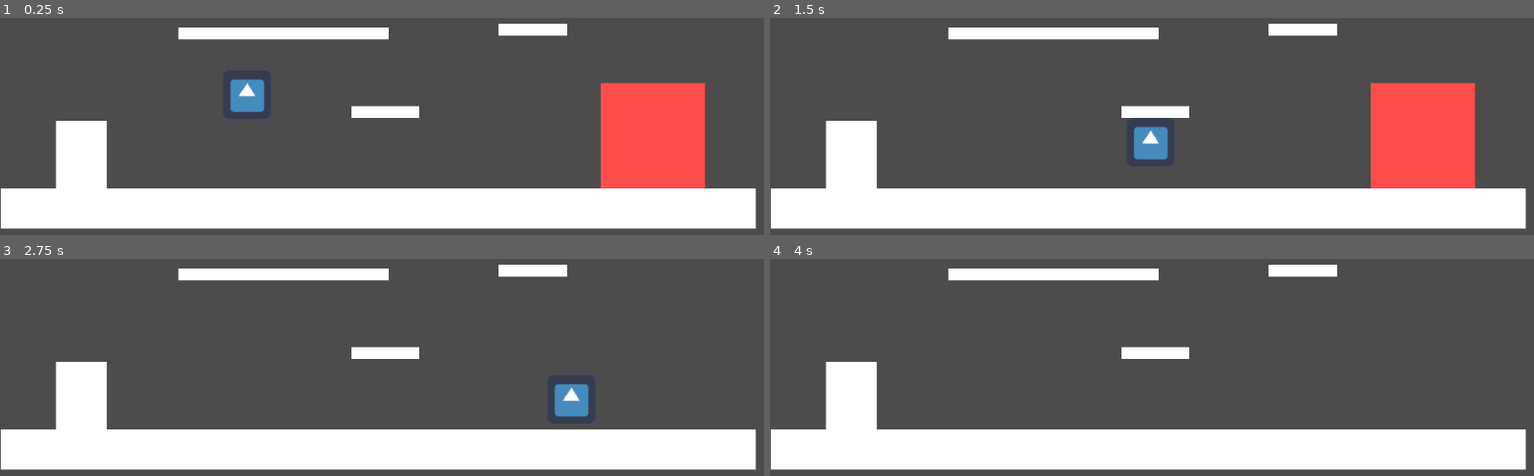
Above: before the commit, frames 1-4 (two rows, left to right).
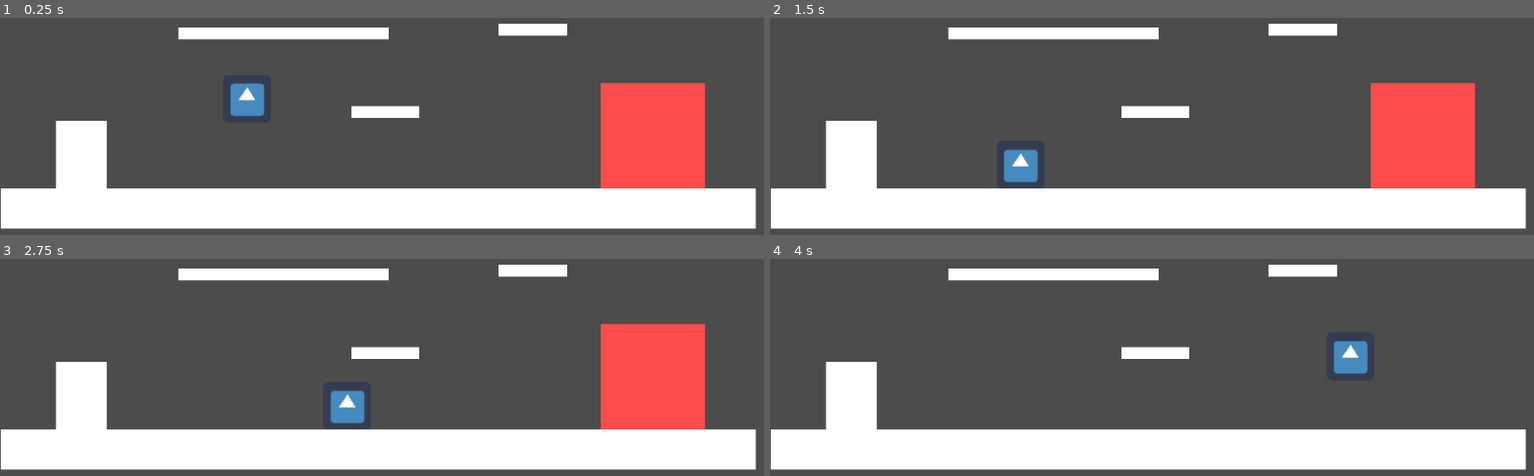
Above: after the commit, the same moments.

Repository: TapioVV/PlatformeriYkosille
Game: Godot game, scene res://Scenes/Game.tscn
Same seed, same stepped clock (60 frames per second), same inputs: the game is played once before the commit and once after it. The project has no main scene, so this scene is started directly. The engine's default icon, where the game draws it, is replaced by a stand-in: a white triangle on a blue panel in a dark square.
Inputs:
- Up to frame 1 (0.25 s): no input
- Up to frame 2 (1.5 s): hold Right (Right) from 0.53 s (still down); tap X (Attack, bound only after the commit) at 0.6 s; tap Space (Jump) at 0.77, 0.8, 1.07, 1.35 s
- Up to frame 3 (2.75 s): tap Space (Jump) at 1.52, 1.82, 2.3 s; tap X (Attack, bound only after the commit) at 1.55, 2.1 s; release Right (Right) at 2.03 s; hold Left (Left) from 2.03 s (still down)
- Up to frame 4 (4 s): release Left (Left) at 2.78 s; hold Right (Right) from 2.78 s (still down); tap X (Attack, bound only after the commit) at 2.85 s; tap Space (Jump) at 3.02, 3.32, 3.6, 3.77 s

The runs differ from the first frame. In frame 1, 0.3% of the frame differs, in the area x 30-35%, y 28-46%; in frame 2, 1.4%; in frame 3, 8.1%, in the area x 43-93%, y 29-79%; in frame 4, 0.7%.

Commit message:
Unohin mitä tein

Diff:
--- a/Scenes/Game.tscn
+++ b/Scenes/Game.tscn
@@ -75,3 +75,4 @@
 
 [node name="KinematicBody2D" parent="." instance=ExtResource( 1 )]
 position = Vector2( 331, 318.044 )
+attackTime = 0.0
--- a/Scenes/PlayerCharecter.tscn
+++ b/Scenes/PlayerCharecter.tscn
@@ -18,6 +18,7 @@
 jumpDistance = 325
 jumpBufferTime = 0.2
 smallJump = 1.5
+attackTime = 1.0
 jumpControlDeacceleration = 8
 jumpControlAcceleration = 4
 
@@ -31,6 +32,9 @@
 [node name="JumpTimer" type="Timer" parent="."]
 one_shot = true
 
+[node name="AttackTimer" type="Timer" parent="."]
+one_shot = true
+
 [node name="TongueArea" type="Area2D" parent="."]
 collision_layer = 2
 collision_mask = 2
--- a/Scripts/Player.gd
+++ b/Scripts/Player.gd
@@ -10,12 +10,14 @@
 export(int) var jumpDistance = 150
 export(float) var jumpBufferTime
 export(float) var smallJump
+export(float) var attackTime
 
 #Less is more
 export(int) var jumpControlDeacceleration
 export(int) var jumpControlAcceleration
 
-onready var timer = get_node("JumpTimer")
+onready var jumpTimer = get_node("JumpTimer")
+onready var attackTimer = get_node("AttackTimer")
 var state
 var state_machine
 var velocity = Vector2.ZERO
@@ -42,5 +44,10 @@
 	state.name = "current_state"
 	add_child(state)
 
+func attack():
+	attackTimer.start(attackTime)
+
+
 func _physics_process(_delta):
+	print(velocity.y)
 	move_and_slide(velocity, Vector2.UP)
--- a/Scripts/StateMachine.gd
+++ b/Scripts/StateMachine.gd
@@ -10,6 +10,8 @@
 		"run": RunState,
 		"jump": JumpState,
 		"fall": FallState,
+		"groundattack": GroundAttackState,
+		"airattack": AirAttackState,
 	}
 
 
--- /dev/null
+++ b/Scripts/States/AirAttackState.gd
@@ -0,0 +1,27 @@
+extends PlayerState
+
+class_name AirAttackState
+
+func _ready():
+	player.attack()
+
+
+func _physics_process(delta):
+	player.inputVector = Input.get_action_strength("Right") - Input.get_action_strength("Left")
+	if player.inputVector == 0:
+		player.velocity.x = move_toward(player.velocity.x, 0, player.DEACCELERATION*delta/player.jumpControlDeacceleration)
+	else:
+		player.velocity.x = move_toward(player.velocity.x, player.inputVector*player.maxHorizontalSpeed, player.ACCELERATION*delta/player.jumpControlAcceleration)
+
+	if player.is_on_floor():
+		player.velocity.x = 0
+
+	if player.is_on_ceiling():
+		player.velocity.y = 0
+	player.velocity.y += player.gravity * delta
+
+	if player.attackTimer.is_stopped():
+		if player.is_on_floor():
+			change_state.call_func("idle")
+		elif not player.is_on_floor():
+			change_state.call_func("fall")
--- a/Scripts/States/FallState.gd
+++ b/Scripts/States/FallState.gd
@@ -1,9 +1,6 @@
 extends PlayerState
 
 class_name FallState
-
-#func _ready():
-#	player.velocity.y = 0
 
 func _physics_process(delta):
 	player.inputVector = Input.get_action_strength("Right") - Input.get_action_strength("Left")
@@ -12,14 +9,17 @@
 	else:
 		player.velocity.x = move_toward(player.velocity.x, player.inputVector*player.maxHorizontalSpeed, player.ACCELERATION*delta/player.jumpControlAcceleration)
 
+	if Input.is_action_just_pressed("Attack"):
+		change_state.call_func("airattack")
+
 	if Input.is_action_just_released("Jump"):
 		player.jumpPressed = false
 
 	if Input.is_action_just_pressed("Jump"):
-		player.timer.start(player.jumpBufferTime)
+		player.jumpTimer.start(player.jumpBufferTime)
 		player.jumpPressed = true
 	if player.is_on_floor():
-		if !player.timer.is_stopped():
+		if !player.jumpTimer.is_stopped():
 			if player.jumpPressed == false:
 				player.smallJumpStart = true
 			elif player.jumpPressed == true:
--- /dev/null
+++ b/Scripts/States/GroundAttackState.gd
@@ -0,0 +1,16 @@
+extends PlayerState
+
+class_name GroundAttackState
+
+
+func _ready():
+	player.velocity.x = 0
+	player.attack()
+
+
+func _physics_process(delta):
+	if player.attackTimer.is_stopped():
+		if player.is_on_floor():
+			change_state.call_func("idle")
+		elif not player.is_on_floor():
+			change_state.call_func("fall")
--- a/Scripts/States/IdleState.gd
+++ b/Scripts/States/IdleState.gd
@@ -12,6 +12,8 @@
 		change_state.call_func("jump")
 	if not player.is_on_floor():
 		change_state.call_func("fall")
+	if Input.is_action_just_pressed("Attack"):
+		change_state.call_func("groundattack")
 
 
 func move_left():
@@ -19,5 +21,4 @@
 
 
 func move_right():
-
 	change_state.call_func("run")
--- a/Scripts/States/JumpState.gd
+++ b/Scripts/States/JumpState.gd
@@ -3,12 +3,11 @@
 class_name JumpState
 
 func _ready():
-#	player.velocity.y = 0
+	player.velocity.y = -player.jumpSpeed
 	if player.smallJumpStart == true:
-		player.velocity.y = -player.jumpSpeed
 		player.velocity.y = player.velocity.y / player.smallJump
 	else:
-		player.velocity.y = -player.jumpSpeed
+		null
 	player.smallJumpStart == false
 
 func _physics_process(delta):
@@ -18,6 +17,9 @@
 	else:
 		player.velocity.x = move_toward(player.velocity.x, player.inputVector*player.maxHorizontalSpeed, player.ACCELERATION*delta/player.jumpControlAcceleration)
 
+	if Input.is_action_just_pressed("Attack"):
+		change_state.call_func("airattack")
+
 	if Input.is_action_just_released("Jump"):
 		player.jumpPressed = false
 		if player.velocity.y < 0:
@@ -25,10 +27,10 @@
 
 	if Input.is_action_just_pressed("Jump"):
 		player.jumpPressed = true
-		player.timer.start(player.jumpBufferTime)
+		player.jumpTimer.start(player.jumpBufferTime)
 
 	if player.is_on_floor():
-		if !player.timer.is_stopped():
+		if !player.jumpTimer.is_stopped():
 			if player.jumpPressed == false:
 				player.smallJumpStart = true
 				change_state.call_func("jump")
--- a/Scripts/States/RunState.gd
+++ b/Scripts/States/RunState.gd
@@ -12,8 +12,9 @@
 		player.velocity.x = move_toward(player.velocity.x, player.inputVector*player.maxHorizontalSpeed, player.ACCELERATION*delta)
 
 
-
 	if player.velocity.x == 0:
 		change_state.call_func("idle")
 	if not player.is_on_floor():
 		change_state.call_func("fall")
+	if Input.is_action_just_pressed("Attack"):
+		change_state.call_func("groundattack")
--- a/project.godot
+++ b/project.godot
@@ -10,9 +10,19 @@
 
 _global_script_classes=[ {
 "base": "PlayerState",
+"class": "AirAttackState",
+"language": "GDScript",
+"path": "res://Scripts/States/AirAttackState.gd"
+}, {
+"base": "PlayerState",
 "class": "FallState",
 "language": "GDScript",
 "path": "res://Scripts/States/FallState.gd"
+}, {
+"base": "PlayerState",
+"class": "GroundAttackState",
+"language": "GDScript",
+"path": "res://Scripts/States/GroundAttackState.gd"
 }, {
 "base": "PlayerState",
 "class": "IdleState",
@@ -45,7 +55,9 @@
 "path": "res://Scripts/Player.gd"
 } ]
 _global_script_class_icons={
+"AirAttackState": "",
 "FallState": "",
+"GroundAttackState": "",
 "IdleState": "",
 "JumpState": "",
 "PlayerState": "",
@@ -96,7 +108,7 @@
 , Object(InputEventKey,"resource_local_to_scene":false,"resource_name":"","device":0,"alt":false,"shift":false,"control":false,"meta":false,"command":false,"pressed":false,"scancode":16777232,"physical_scancode":0,"unicode":0,"echo":false,"script":null)
  ]
 }
-Strike={
+Attack={
 "deadzone": 0.5,
 "events": [ Object(InputEventKey,"resource_local_to_scene":false,"resource_name":"","device":0,"alt":false,"shift":false,"control":false,"meta":false,"command":false,"pressed":false,"scancode":88,"physical_scancode":0,"unicode":0,"echo":false,"script":null)
 , Object(InputEventKey,"resource_local_to_scene":false,"resource_name":"","device":0,"alt":false,"shift":false,"control":false,"meta":false,"command":false,"pressed":false,"scancode":75,"physical_scancode":0,"unicode":0,"echo":false,"script":null)
@@ -106,7 +118,6 @@
 [physics]
 
 common/enable_pause_aware_picking=true
-common/physics_interpolation=true
 
 [rendering]
 
